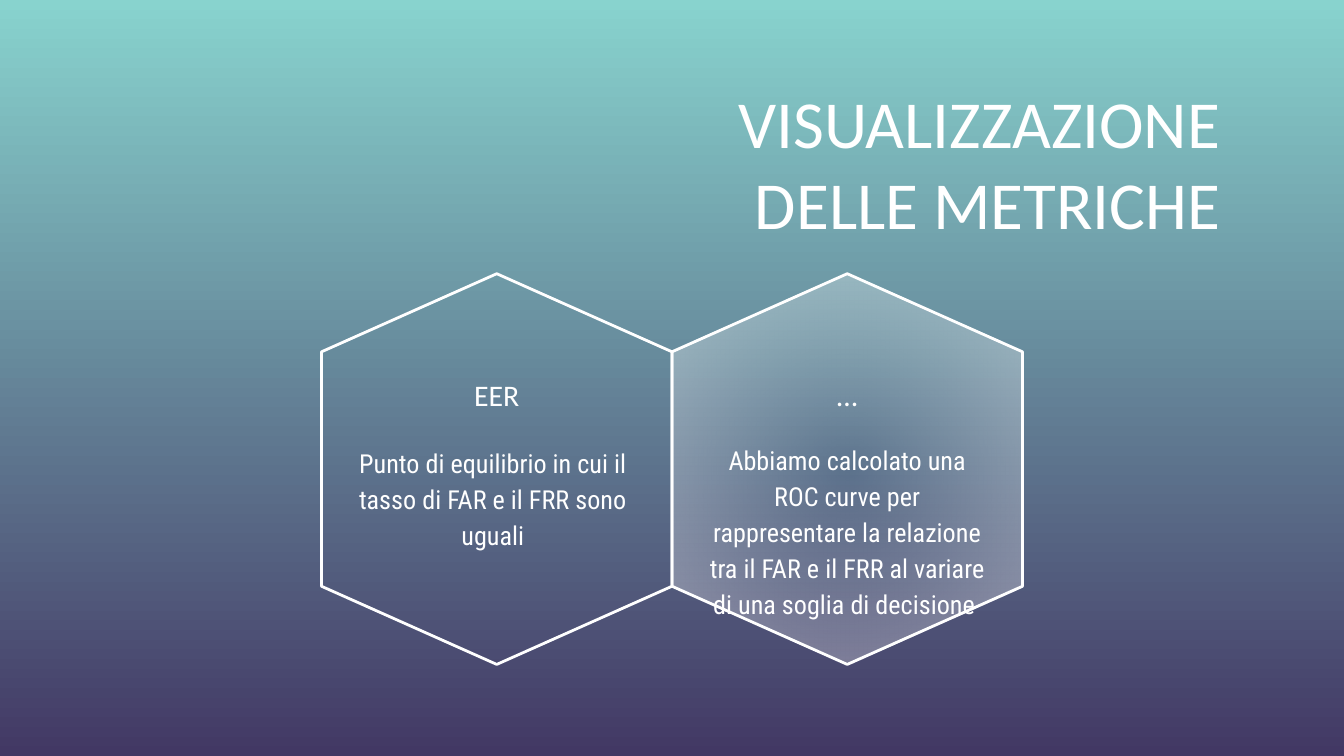
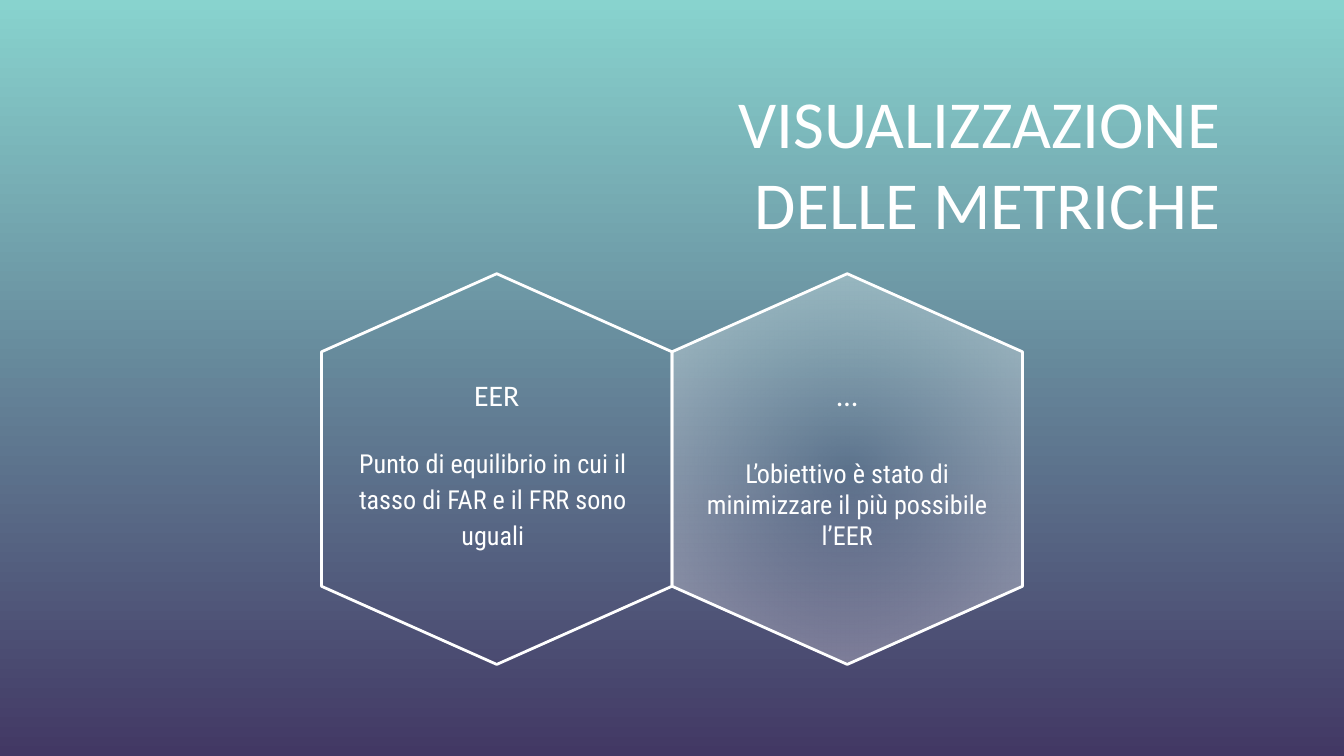
Before and after one commit to Alberto-00/Differential-MAD, a slide deck: slide 21 of presentazione/Presentazione AoM.pptx (slide 20 before the commit). Drawn at 1344x756 pixels with LibreOffice and Linux fonts; fonts in the diff are those of the drawing; background and template pictures are left out. Boxes give left, top, right and bottom in pixels: in the first picture for what was removed or moved away, otherwise in the second. Text is boxed around its words. In the diff, an @@ line names an element or a change of style, - is before the commit and + after.

```diff
--- a/presentazione/Presentazione AoM.pptx
+++ b/presentazione/Presentazione AoM.pptx
@@ subtitle at (x1=707, y1=463, x2=987, y2=545): text changed @@
-Abbiamo calcolato una ROC curve per rappresentare la relazione tra il FAR e il FRR al variare di una soglia di decisione
+L’obiettivo è stato di minimizzare il più possibile l’EER
```
Also in this commit, not shown: 3 other slides changed, 3 slides added, 4 slides removed, 1 other file.
